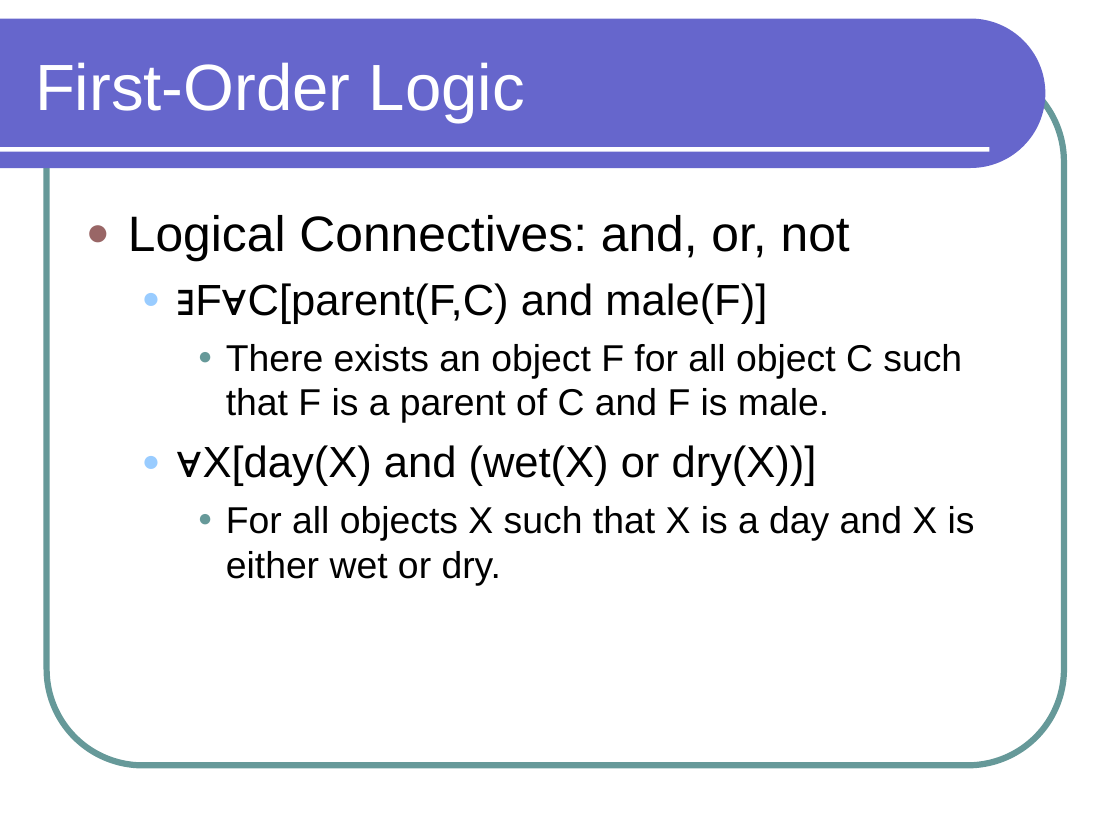
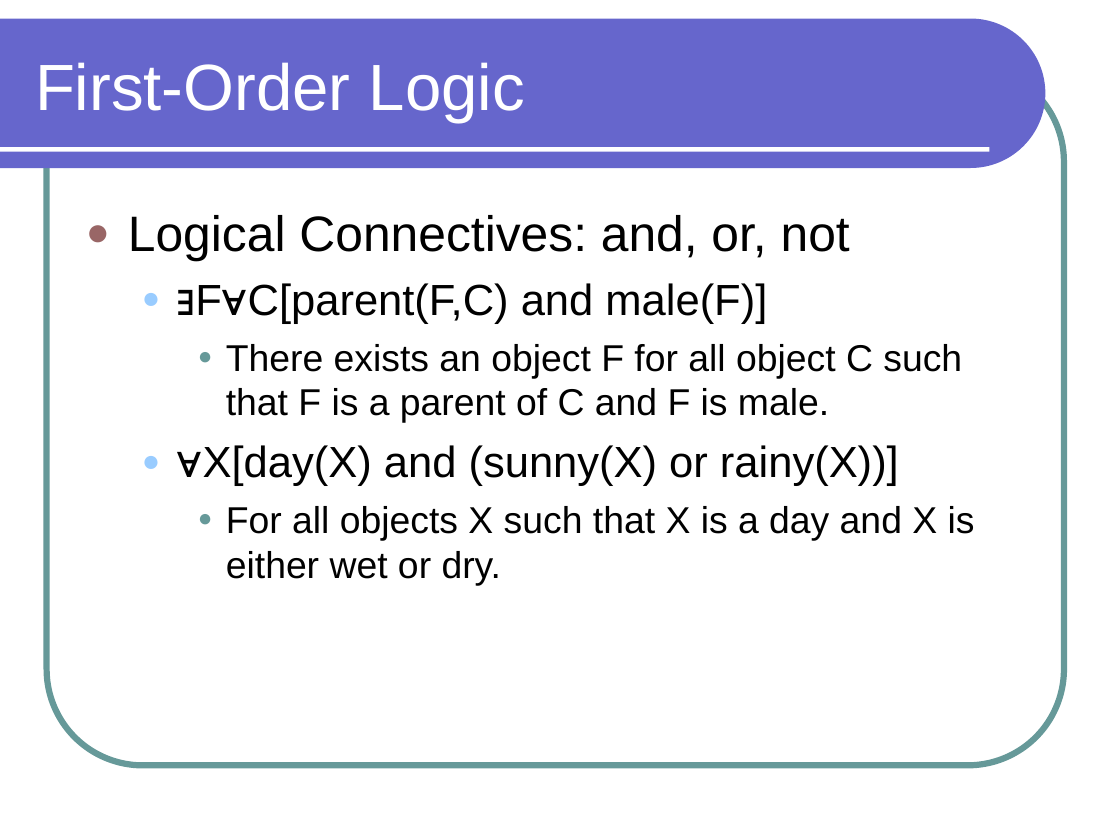
Before and after one commit to lutzhamel/CSC301, a slide deck: slide 7 of notes/csc301-ln020.ppt. Drawn at 1120x840 pixels with LibreOffice and Linux fonts; fonts in the diff are those of the drawing. Boxes give left, top, right and bottom in pixels: in the first picture for what was removed or moved away, otherwise in the second. Text is boxed around its words. In the diff, an @@ line names an element or a change of style, - is before the commit and + after.

```diff
--- a/notes/csc301-ln020.ppt
+++ b/notes/csc301-ln020.ppt
@@ text at (203,445,899,486): text changed @@
-  ● ∀X[day(X) and (wet(X) or dry(X))]
+  ● ∀X[day(X) and (sunny(X) or rainy(X))]
```
Also in this commit, not shown: 5 other slides changed, 1 slide added, 1 other file.
